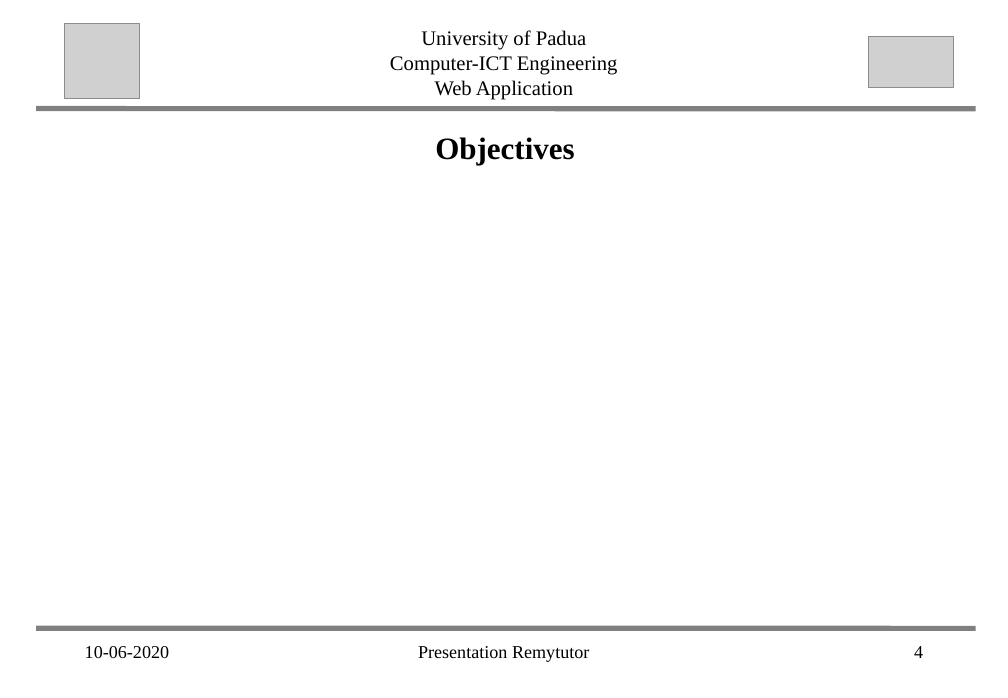
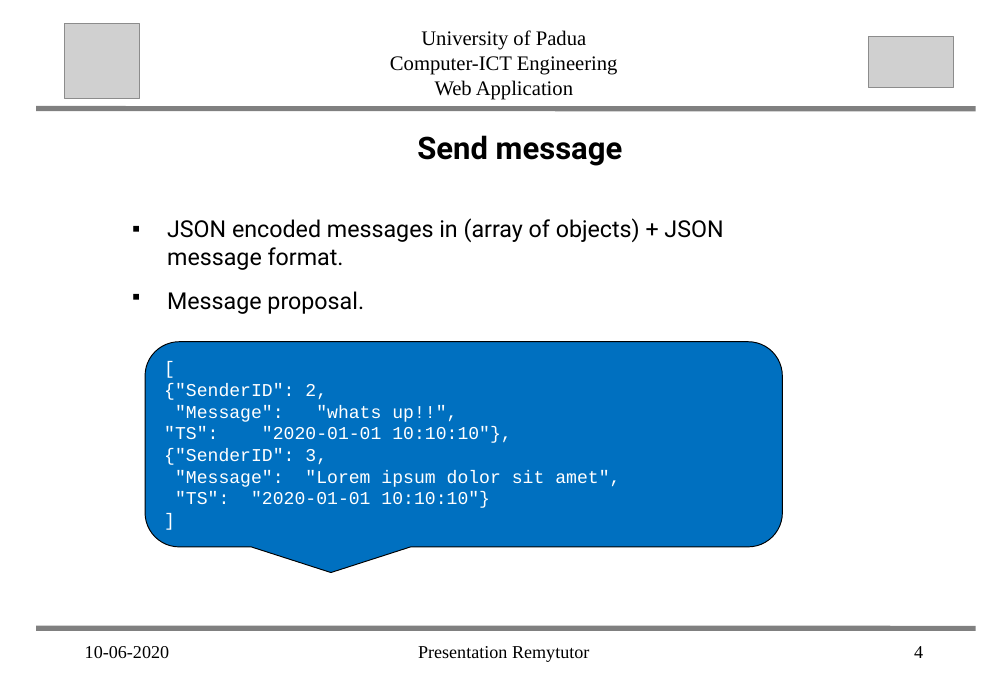
Before and after one commit to abahmadb/Web-Applications, a slide deck: slide 4 of HW2-RemyTutor-2019-2020 - Memen.ppt. Drawn at 1008x698 pixels with LibreOffice and Linux fonts; fonts in the diff are those of the drawing; grey boxes stand for pictures. Boxes give left, top, right and bottom in pixels: in the first picture for what was removed or moved away, otherwise in the second. Text is boxed around its words. In the diff, an @@ line names an element or a change of style, - is before the commit and + after.

Commit message:
done with the chat.pp

```diff
--- a/HW2-RemyTutor-2019-2020 - Memen.ppt
+++ b/HW2-RemyTutor-2019-2020 - Memen.ppt
@@ text added at [417, 135, 623, 166], 24 pt, text #000000, bold @@
+Send message
@@ text removed at [435, 137, 574, 165] @@
-Objectives
@@ text added at [167, 218, 723, 314], 18 pt, text #000000 @@
+▪ JSON encoded messages in (array of objects) + JSON message format.
+▪ Message proposal.pro
@@ rounded speech box added at [145, 341, 782, 546], fill #0070C0, outline #000000 0.74 pt, 14 pt, text #FFFFFF @@
+[
+{"SenderID": 2,
+"Message": "whats up!!",
+"TS": "2020-01-01 10:10:10"},
+{"SenderID": 3,
+"Message": "Lorem ipsum dolor sit amet",
+"TS": "2020-01-01 10:10:10"}
+]
```
Also in this commit, not shown: 2 other slides changed.
